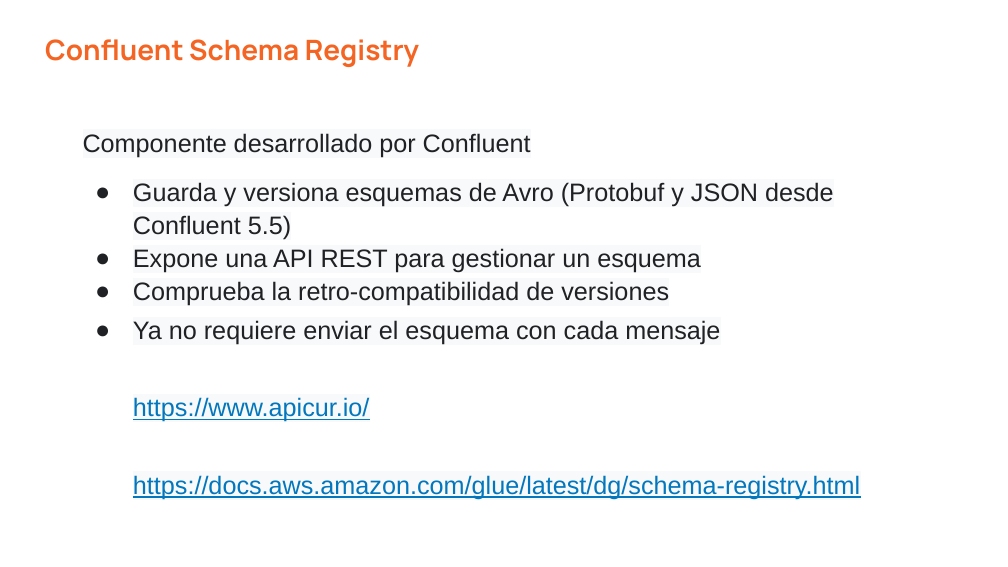
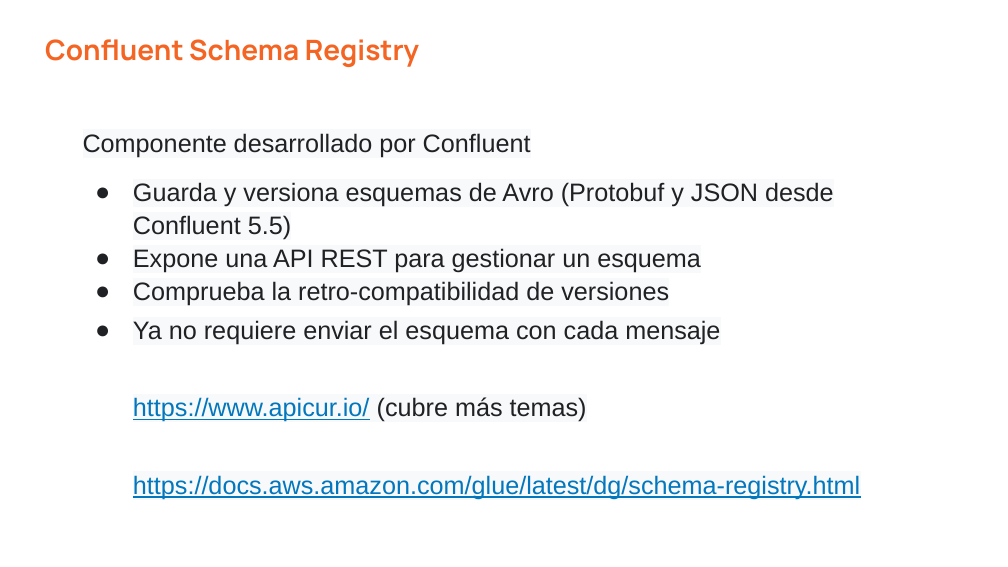
Before and after one commit to vass-engineering/102-spring-kafka-registry, a slide deck: slide 15 of docs/Kafka-GobernanzaDeEsquema.pptx. Drawn at 1008x567 pixels with LibreOffice and Linux fonts; fonts in the diff are those of the drawing. Boxes give left, top, right and bottom in pixels: in the first picture for what was removed or moved away, otherwise in the second. Text is boxed around its words. In the diff, an @@ line names an element or a change of style, - is before the commit and + after.

```diff
--- a/docs/Kafka-GobernanzaDeEsquema.pptx
+++ b/docs/Kafka-GobernanzaDeEsquema.pptx
@@ text at bbox=[133, 397, 587, 422]: text changed @@
-https://www.apicur.io/
+https://www.apicur.io/ (cubre más temas)
```
Also in this commit, not shown: 3 other slides changed, 1 slide added, 1 slide removed.
